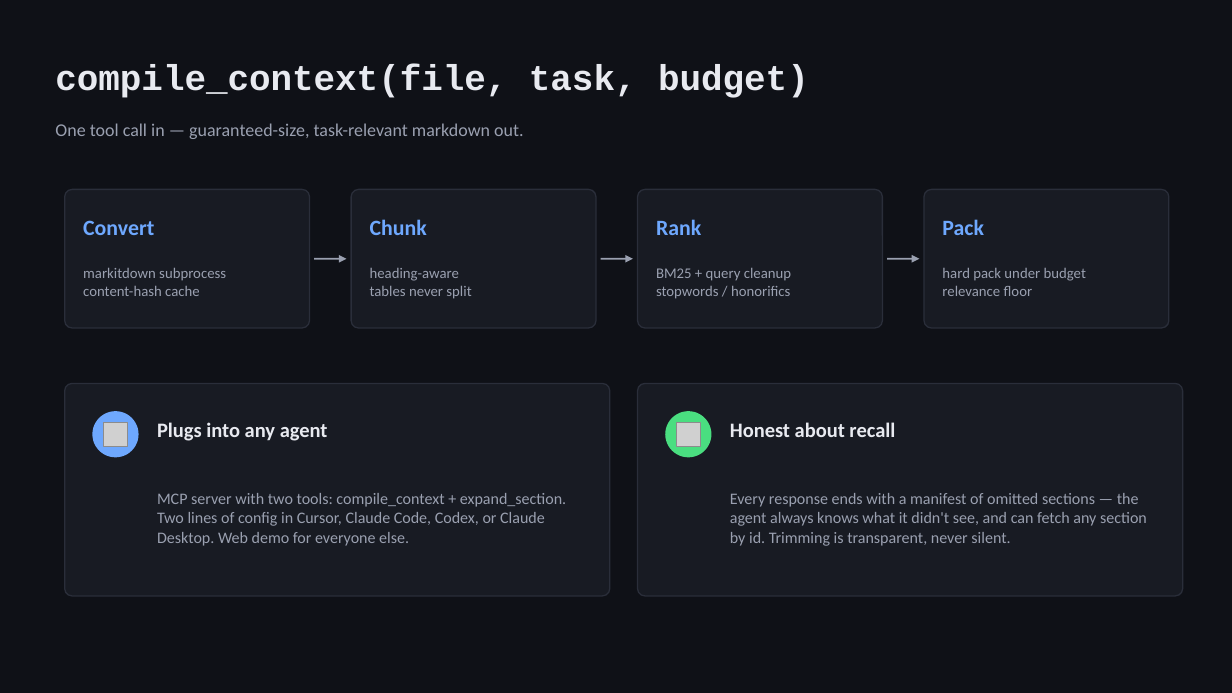
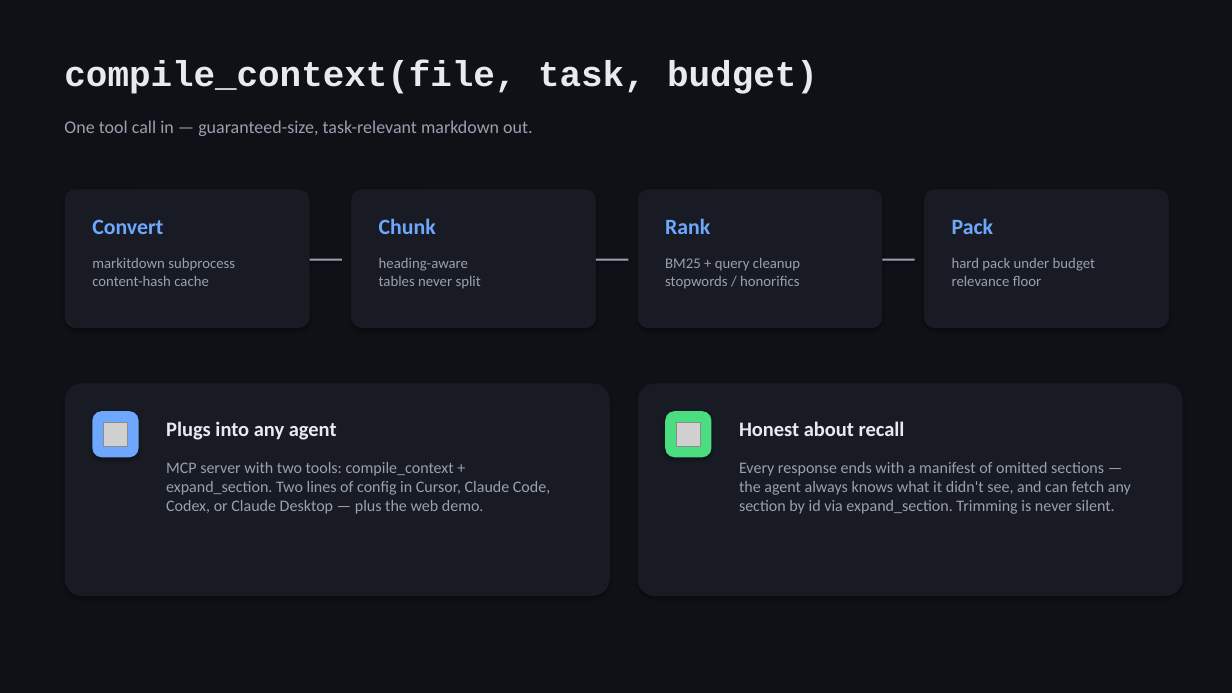
Before and after one commit to shenba1712/context-compiler, a slide deck: slide 4 of pitch/context-compiler-pitch.pptx (slide 3 before the commit). Drawn at 1232x693 pixels with LibreOffice and Linux fonts; fonts in the diff are those of the drawing; grey boxes stand for pictures. Boxes give left, top, right and bottom in pixels: in the first picture for what was removed or moved away, otherwise in the second. Text is boxed around its words. In the diff, an @@ line names an element or a change of style, - is before the commit and + after.

```diff
--- a/pitch/context-compiler-pitch.pptx
+++ b/pitch/context-compiler-pitch.pptx
@@ rectangle added at <box>310,259,342,261</box>, fill #9AA0B0 @@
@@ arrow removed from (314, 259) to (347, 259) @@
@@ rectangle added at <box>596,259,628,261</box>, fill #9AA0B0 @@
@@ arrow removed from (601, 259) to (633, 259) @@
@@ rectangle added at <box>883,259,915,261</box>, fill #9AA0B0 @@
@@ arrow removed from (887, 259) to (920, 259) @@
@@ outline #2A2E3A 1 pt to none; shadow on; proportions changed in 6 elements at <box>65,189,310,328</box>, <box>351,189,596,328</box>, <box>638,189,883,328</box>, <box>924,189,1169,328</box>, <box>65,384,610,596</box>, <box>638,384,1183,596</box> @@
@@ rounded rectangle at <box>92,411,139,457</box>: ellipse to rounded rectangle; shadow on @@
@@ rounded rectangle at <box>665,411,712,457</box>: ellipse to rounded rectangle; shadow on @@
@@ vertical alignment middle to top in 14 elements at <box>64,61,818,94</box>, <box>64,120,532,136</box>, <box>92,219,163,234</box>, <box>92,258,235,286</box>, <box>379,218,436,234</box>, <box>379,258,481,288</box>, <box>665,218,710,234</box>, <box>665,258,800,288</box>, <box>952,218,994,234</box>, <box>952,258,1095,286</box>, <box>166,421,337,440</box>, <box>739,421,905,436</box>, <box>739,462,1131,514</box>, <box>166,462,550,514</box> @@
@@ text at <box>166,462,550,514</box>: text changed @@
-MCP server with two tools: compile_context + expand_section. Two lines of config in Cursor, Claude Code, Codex, or Claude Desktop. Web demo for everyone else.
+MCP server with two tools: compile_context + expand_section. Two lines of config in Cursor, Claude Code, Codex, or Claude Desktop — plus the web demo.
@@ text at <box>739,462,1131,514</box>: text changed @@
-Every response ends with a manifest of omitted sections — the agent always knows what it didn't see, and can fetch any section by id. Trimming is transparent, never silent.
+Every response ends with a manifest of omitted sections — the agent always knows what it didn't see, and can fetch any section by id via expand_section. Trimming is never silent.
```
Also in this commit, not shown: 4 other slides changed, 1 slide added, 1 slide removed, 7 other files.
